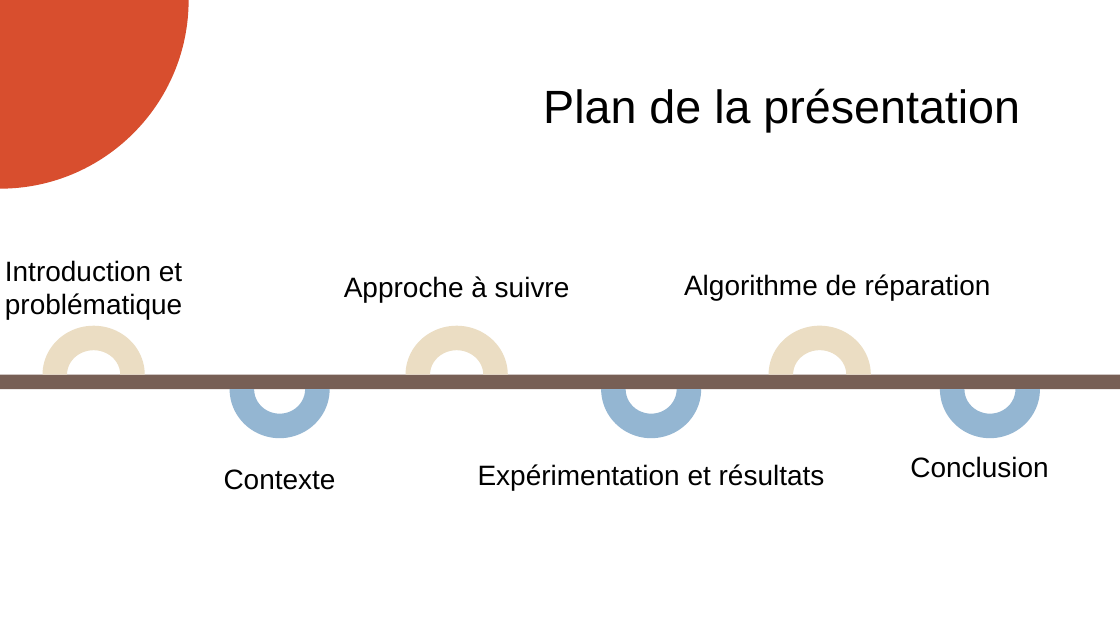
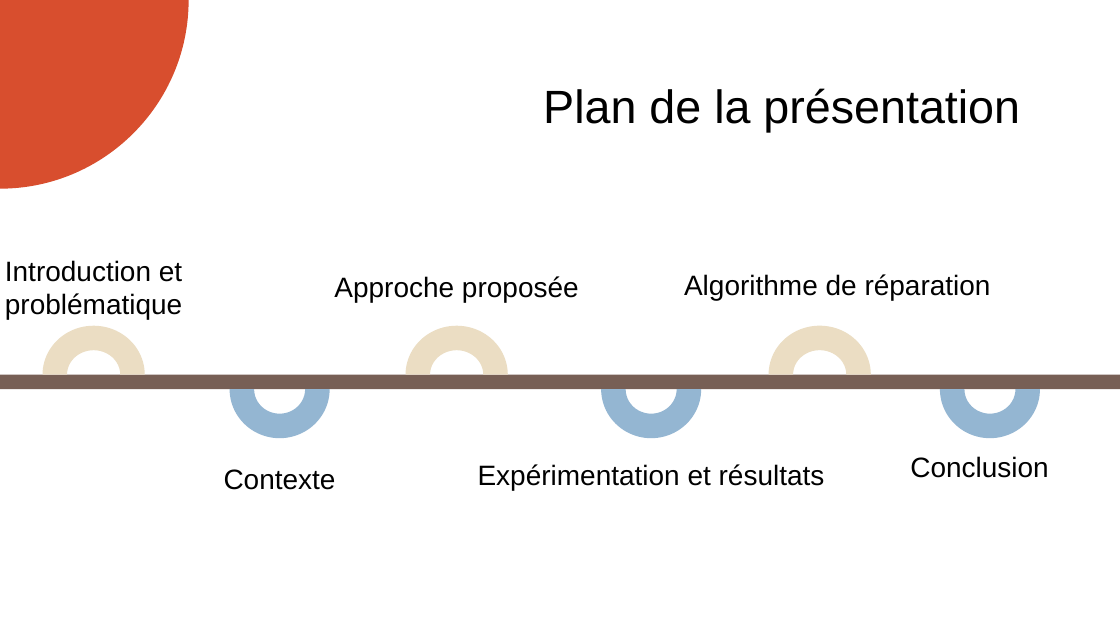
Before and after one commit to Yanis540/PSTL-M1, a slide deck: slide 2 of rapport/Présentation_Finale.pptx. Drawn at 1120x630 pixels with LibreOffice and Linux fonts; fonts in the diff are those of the drawing. Boxes give left, top, right and bottom in pixels: in the first picture for what was removed or moved away, otherwise in the second. Text is boxed around its words. In the diff, an @@ line names an element or a change of style, - is before the commit and + after.

```diff
--- a/rapport/Présentation_Finale.pptx
+++ b/rapport/Présentation_Finale.pptx
@@ text at (x1=334, y1=276, x2=579, y2=302): text changed @@
-Approche à suivre
+Approche proposée
```
Also in this commit, not shown: 2 other slides changed, 3 slides added, 10 other files.
